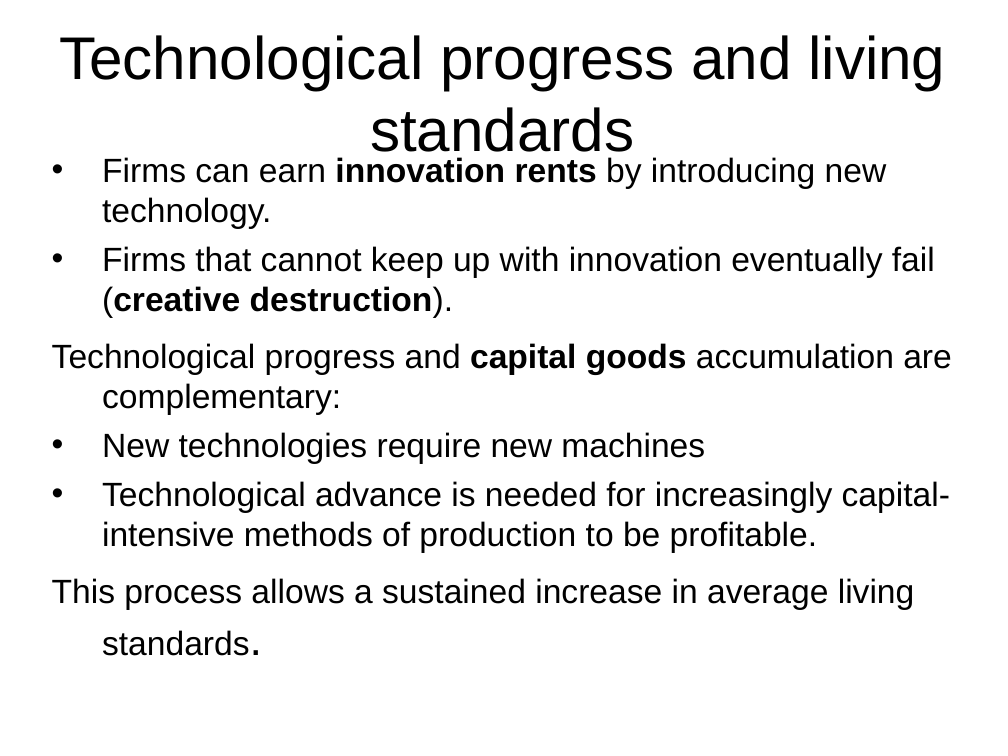
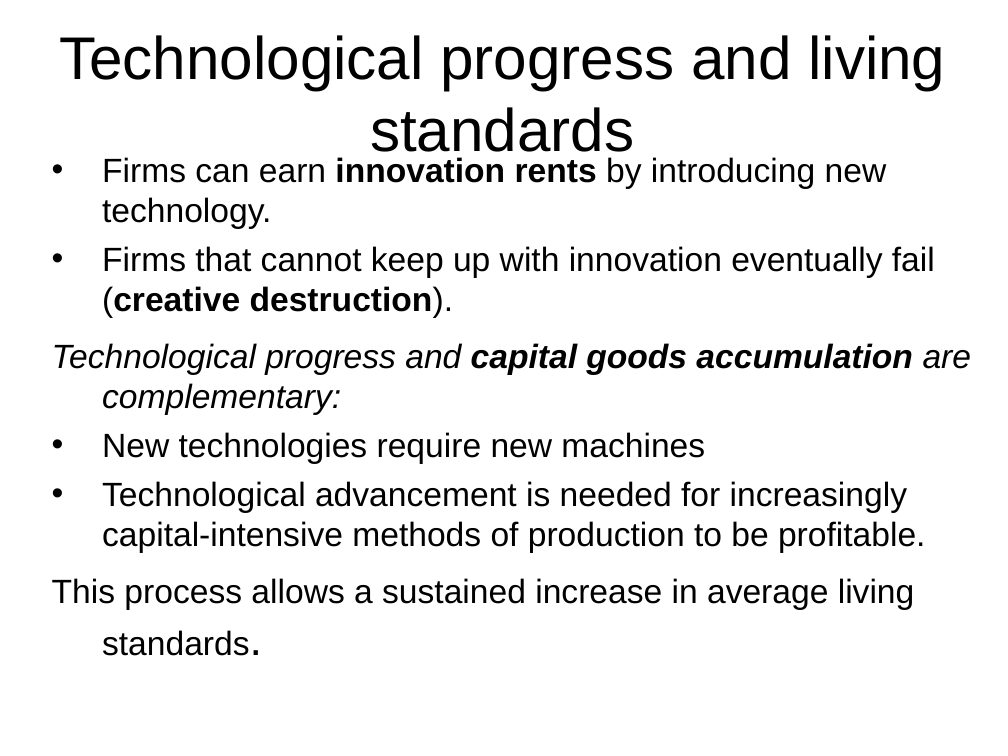
Before and after one commit to kautukraj/MacroEcon, a slide deck: slide 8 of lecture5.ppt. Drawn at 1008x756 pixels with LibreOffice and Linux fonts; fonts in the diff are those of the drawing; background and template pictures are left out. Boxes give left, top, right and bottom in pixels: in the first picture for what was removed or moved away, otherwise in the second. Text is boxed around its words. In the diff, an @@ line names an element or a change of style, - is before the commit and + after.

```diff
--- a/lecture5.ppt
+++ b/lecture5.ppt
@@ text at <box>52,343,972,415</box>: bold on in "accumulation"; italic on in "Technological progress and capital goods accumulation are ..." @@
@@ text at <box>102,481,925,553</box>: text changed @@
-• Technological advance is needed for increasingly capital-intensive methods of production to be profitable.
+• Technological advancement is needed for increasingly capital-intensive methods of production to be profitable.
```
Also in this commit, not shown: 4 other slides changed, 14 other files.
